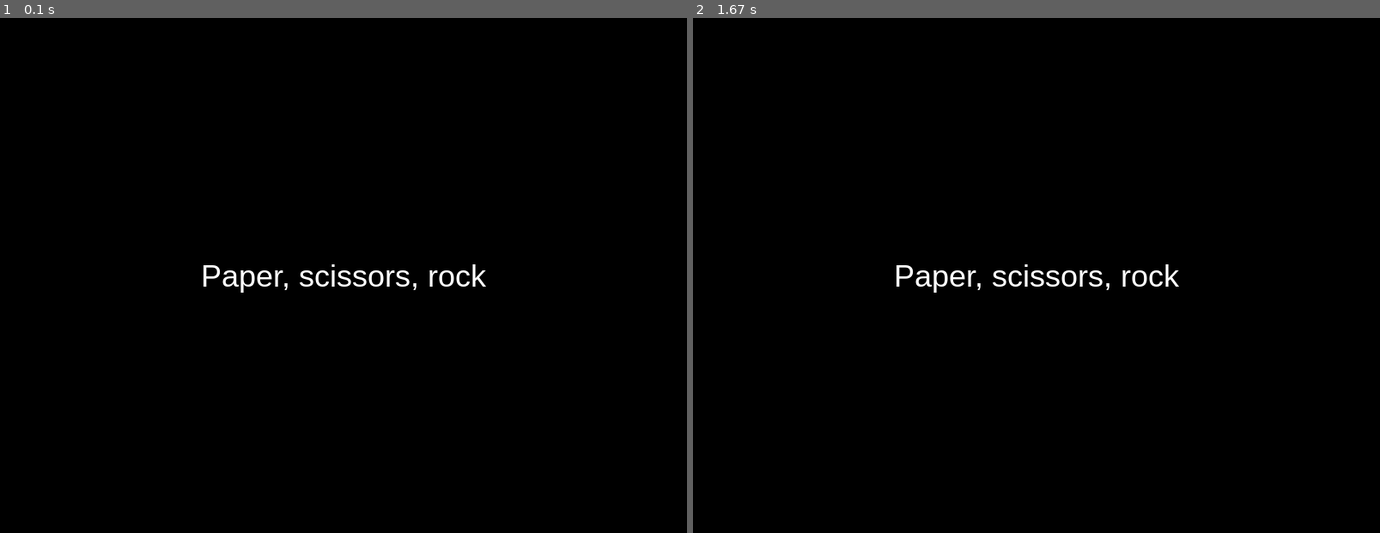
Above: before the commit, frames 1-2 (left to right).
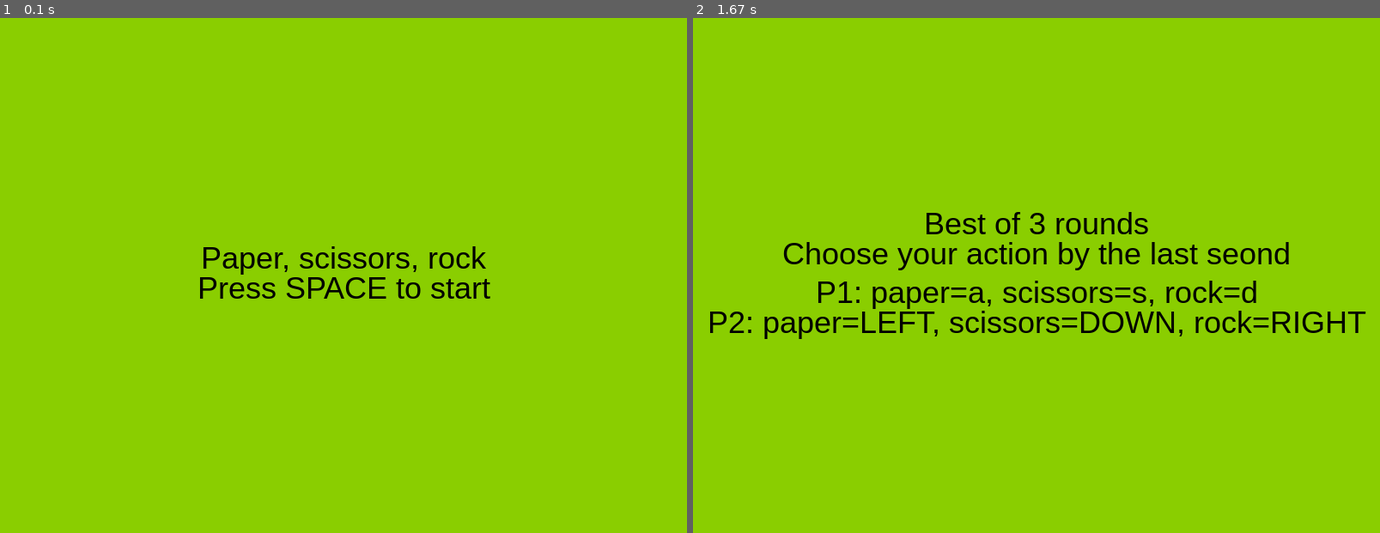
Above: after the commit, the same moments.

Repository: jasmimi/pygame-tutorials
Game: pygame game, started from paperscissorsrock.py
The game is run twice, just before and just after one commit, with the same random seed, the same clock (stepped at 60 frames per second) and the same inputs.
Inputs:
- Up to frame 1 (0.1 s): no input
- Up to frame 2 (1.67 s): tap Space at 0.33 s

The runs differ from the first frame. In frame 1, 99% of the frame differs, in the area x 0-100%, y 0-100%; in frame 2, 98%.

Commit message:
Title, instructions, rounds countdowns/results, and final result screens implemented with correct timing. Missing game logic

Diff:
--- a/paperscissorsrock.py
+++ b/paperscissorsrock.py
@@ -15,17 +15,76 @@
 
 font = pygame.font.SysFont("Arial", 36)
 
+def instructions():
+  start_time = pygame.time.get_ticks()
+  while pygame.time.get_ticks() - start_time < 10000:
+    screen.fill((138, 206, 0))
+    txth1 = font.render("Best of 3 rounds", True, (0, 0, 0))
+    txth2 = font.render("Choose your action by the last seond", True, (0, 0, 0))
+    txth3 = font.render("P1: paper=a, scissors=s, rock=d", True, (0, 0, 0))
+    txth4 = font.render("P2: paper=LEFT, scissors=DOWN, rock=RIGHT", True, (0, 0, 0))
+    screen.blit(txth1, ((SCREEN_WIDTH / 2) - txth1.get_width() // 2, ((SCREEN_HEIGHT / 2) - txth1.get_height()) - 40 ))
+    screen.blit(txth2, ((SCREEN_WIDTH / 2) - txth2.get_width() // 2, ((SCREEN_HEIGHT / 2) - txth2.get_height() // 6) - 40))
+    screen.blit(txth3, ((SCREEN_WIDTH / 2) - txth3.get_width() // 2, ((SCREEN_HEIGHT / 2) - txth3.get_height()) + 40 ))
+    screen.blit(txth4, ((SCREEN_WIDTH / 2) - txth4.get_width() // 2, ((SCREEN_HEIGHT / 2) - txth4.get_height() // 6) + 40))
+    pygame.display.update()
+  return False
+
+def rounds():
+  for __ in range(3):
+    if __ == 0:
+      r1 = True
+      r2, r3 = False, False
+    if __ == 1:
+      r2 = True
+      r1, r3 = False, False
+    elif __ == 2:
+      r3 = True
+      r1, r2 = False, False
+
+    for _ in range(3, 0, -1):
+      screen.fill((138, 206, 0))
+      txth1 = font.render(str(_), True, (0, 0, 0))
+      screen.blit(txth1, ((SCREEN_WIDTH / 2) - txth1.get_width() // 2, (SCREEN_HEIGHT / 2) - txth1.get_height() // 2 ))
+      pygame.display.update()
+      pygame.time.delay(1000)
+
+    screen.fill((138, 206, 0))
+    round = "Round " + str(__+1)
+    txth1 = font.render(round, True, (0, 0, 0))
+    txth2 = font.render("P1 chose X, P2 chose Y. Result: Z", True, (0, 0, 0))
+    screen.blit(txth1, ((SCREEN_WIDTH / 2) - txth1.get_width() // 2, (SCREEN_HEIGHT / 2) - txth1.get_height() ))
+    screen.blit(txth2, ((SCREEN_WIDTH / 2) - txth2.get_width() // 2, (SCREEN_HEIGHT / 2) - txth2.get_height() // 6))
+    pygame.display.update()
+    pygame.time.delay(5000)
+
+  screen.fill((138, 206, 0))
+  txth1 = font.render("Game over!", True, (0, 0, 0))
+  txth2 = font.render("Result: X", True, (0, 0, 0))
+  screen.blit(txth1, ((SCREEN_WIDTH / 2) - txth1.get_width() // 2, (SCREEN_HEIGHT / 2) - txth1.get_height() ))
+  screen.blit(txth2, ((SCREEN_WIDTH / 2) - txth2.get_width() // 2, (SCREEN_HEIGHT / 2) - txth2.get_height() // 6))
+  pygame.display.update()
+
 #Game loop
 run = True
+init = True
+screen_time = 0
+p1_score = 0
+p2_score = 0
 
 while run:
-  screen.fill((0, 0, 0))
-  txtsurf = font.render("Paper, scissors, rock", True, (255, 255, 255))
-  screen.blit(txtsurf, ((SCREEN_WIDTH / 2) - txtsurf.get_width() // 2, (SCREEN_HEIGHT / 2) - txtsurf.get_height() // 2))
+  if init:
+    screen.fill((138, 206, 0))
+    txth1 = font.render("Paper, scissors, rock", True, (0, 0, 0))
+    txth2 = font.render("Press SPACE to start", True, (0, 0, 0))
+    screen.blit(txth1, ((SCREEN_WIDTH / 2) - txth1.get_width() // 2, (SCREEN_HEIGHT / 2) - txth1.get_height() ))
+    screen.blit(txth2, ((SCREEN_WIDTH / 2) - txth2.get_width() // 2, (SCREEN_HEIGHT / 2) - txth2.get_height() // 6))
+    pygame.display.update()
 
   key = pygame.key.get_pressed()
-  if key[pygame.K_SPACE] == True:
-    print("Meow")
+  if key[pygame.K_SPACE] and init:
+    init = instructions()
+    rounds()
 
   for event in pygame.event.get():
       if event.type == pygame.QUIT:
--- a/reaction.py
+++ b/reaction.py
@@ -1,3 +1,8 @@
+# name: reaction.py
+# author: Jasmine Amohia
+# date: 19/08/24
+# desc: single-player game to test players reaction time
+
 import pygame
 from random import randrange
 
